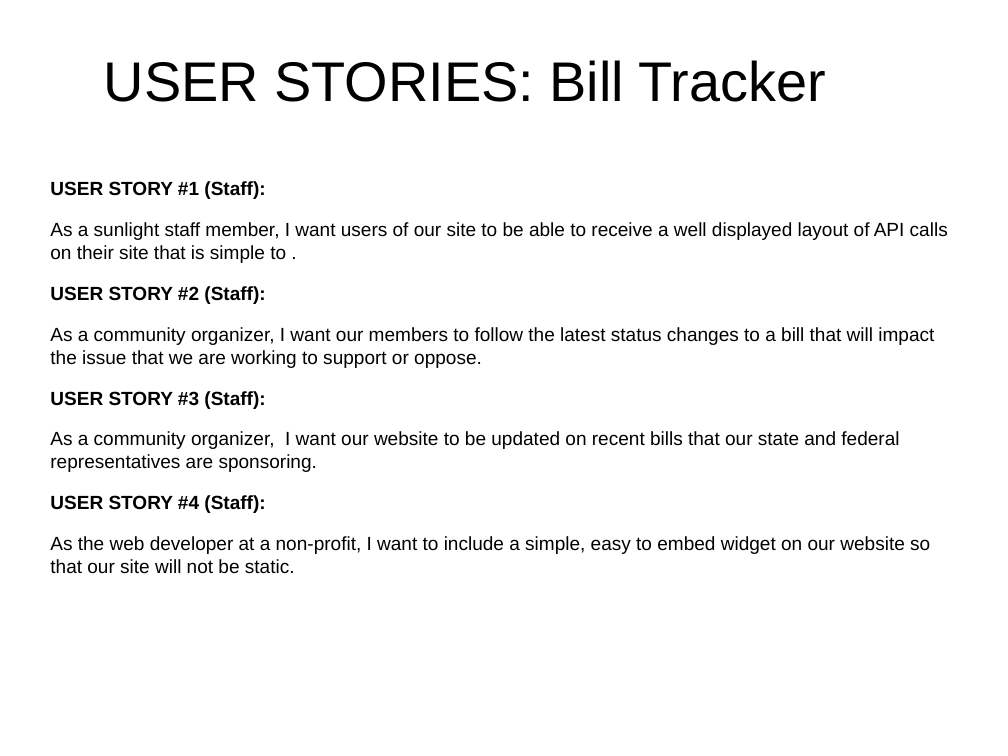
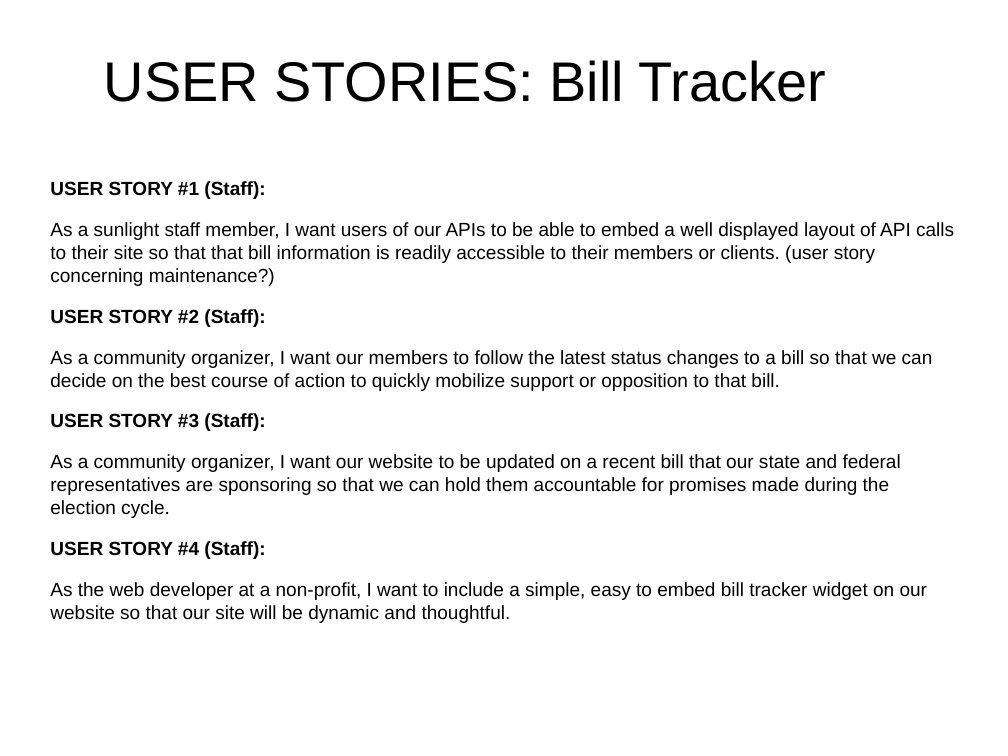
Before and after one commit to BobbyJoeSmith3/Sunlight-Community-Project, a slide deck: slide 3 of Planning/Deliverables/firstweek_deliverables_presentation.odp (slide 2 before the commit). Drawn at 1008x756 pixels with LibreOffice and Linux fonts; fonts in the diff are those of the drawing. Boxes give left, top, right and bottom in pixels: in the first picture for what was removed or moved away, otherwise in the second. Text is boxed around its words. In the diff, an @@ line names an element or a change of style, - is before the commit and + after.

Commit message:
angie's user stories, modified bill tracker stories, and added first week presentation

```diff
--- a/Planning/Deliverables/firstweek_deliverables_presentation.odp
+++ b/Planning/Deliverables/firstweek_deliverables_presentation.odp
@@ text at box(50, 222, 954, 286): text changed @@
-As a sunlight staff member, I want users of our site to be able to receive a well displayed layout of API calls on their site that is simple to .
+As a sunlight staff member, I want users of our APIs to be able to embed a well displayed layout of API calls to their site so that that bill information is readily accessible to their members or clients. (user story concerning maintenance?)
@@ text at box(50, 350, 933, 391): text changed @@
-As a community organizer, I want our members to follow the latest status changes to a bill that will impact the issue that we are working to support or oppose.
+As a community organizer, I want our members to follow the latest status changes to a bill so that we can decide on the best course of action to quickly mobilize support or opposition to that bill.
@@ text at box(50, 454, 901, 518): text changed @@
-As a community organizer, I want our website to be updated on recent bills that our state and federal representatives are sponsoring.
+As a community organizer, I want our website to be updated on a recent bill that our state and federal representatives are sponsoring so that we can hold them accountable for promises made during the election cycle.
@@ text at box(50, 582, 928, 623): text changed @@
-As the web developer at a non-profit, I want to include a simple, easy to embed widget on our website so that our site will not be static.
+As the web developer at a non-profit, I want to include a simple, easy to embed bill tracker widget on our website so that our site will be dynamic and thoughtful.
```
Also in this commit, not shown: 2 other slides changed, 5 slides added, 4 other files.
